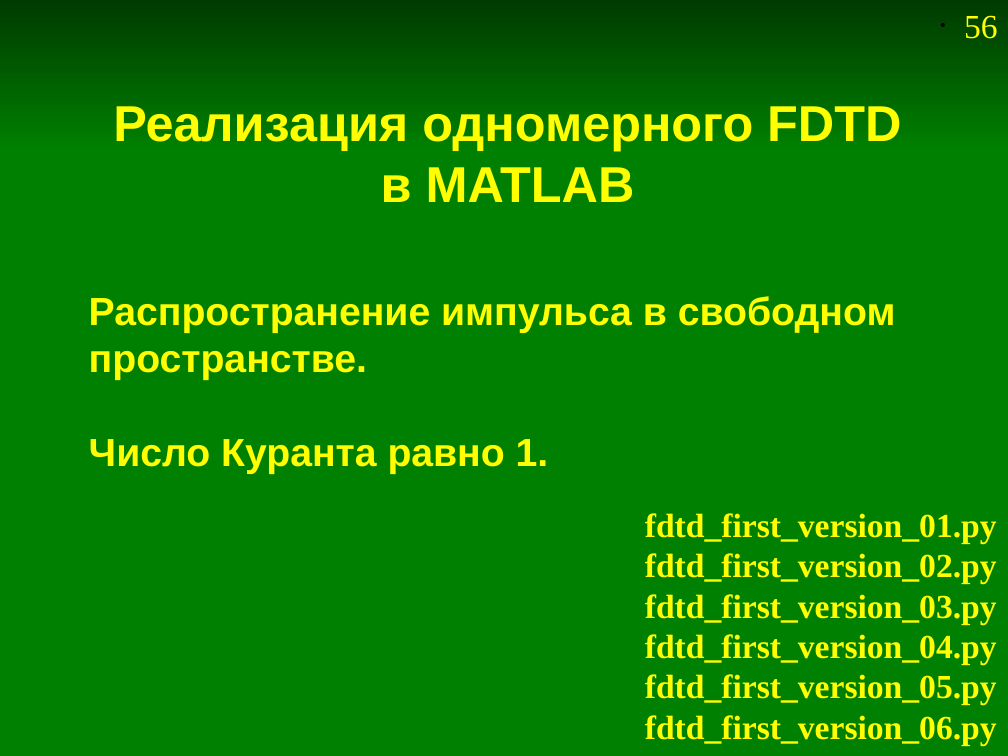
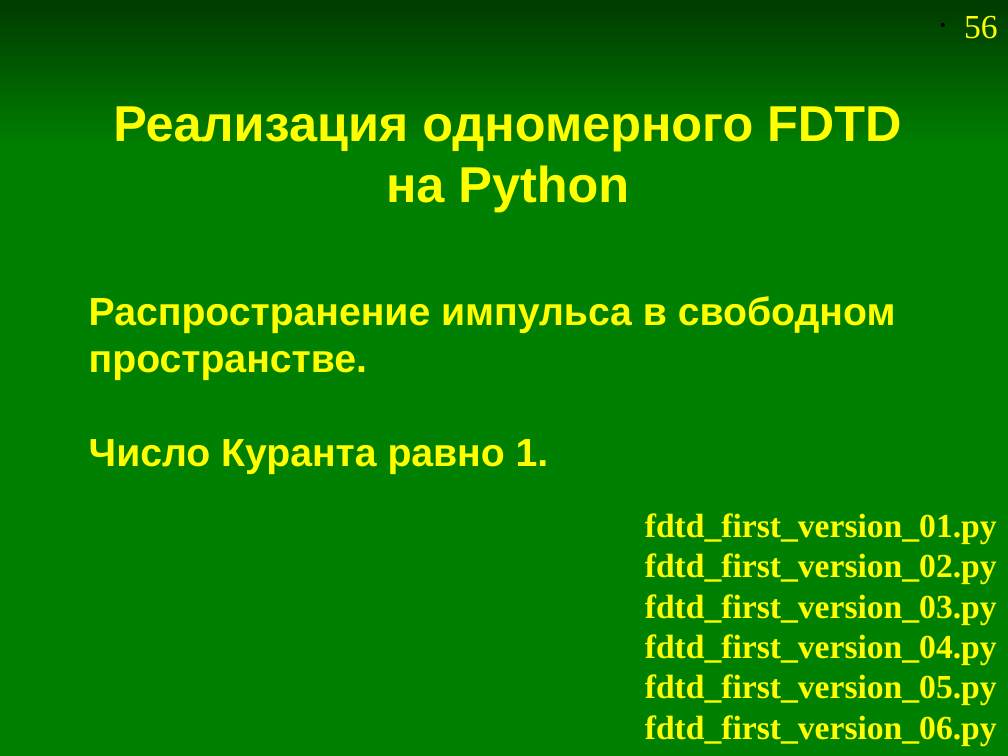
Before and after one commit to andris0147sv/modelling, a slide deck: slide 56 of presentations/2. FDTD.odp. Drawn at 1008x756 pixels with LibreOffice and Linux fonts; fonts in the diff are those of the drawing. Boxes give left, top, right and bottom in pixels: in the first picture for what was removed or moved away, otherwise in the second. Text is boxed around its words. In the diff, an @@ line names an element or a change of style, - is before the commit and + after.

Commit message:
Исправление заголовка слайда

```diff
--- a/presentations/2. FDTD.odp
+++ b/presentations/2. FDTD.odp
@@ title at (113, 106, 901, 211): text changed @@
-Реализация одномерного FDTD
-в MATLAB
+Реализация одномерного FDTD
+на Python
```
